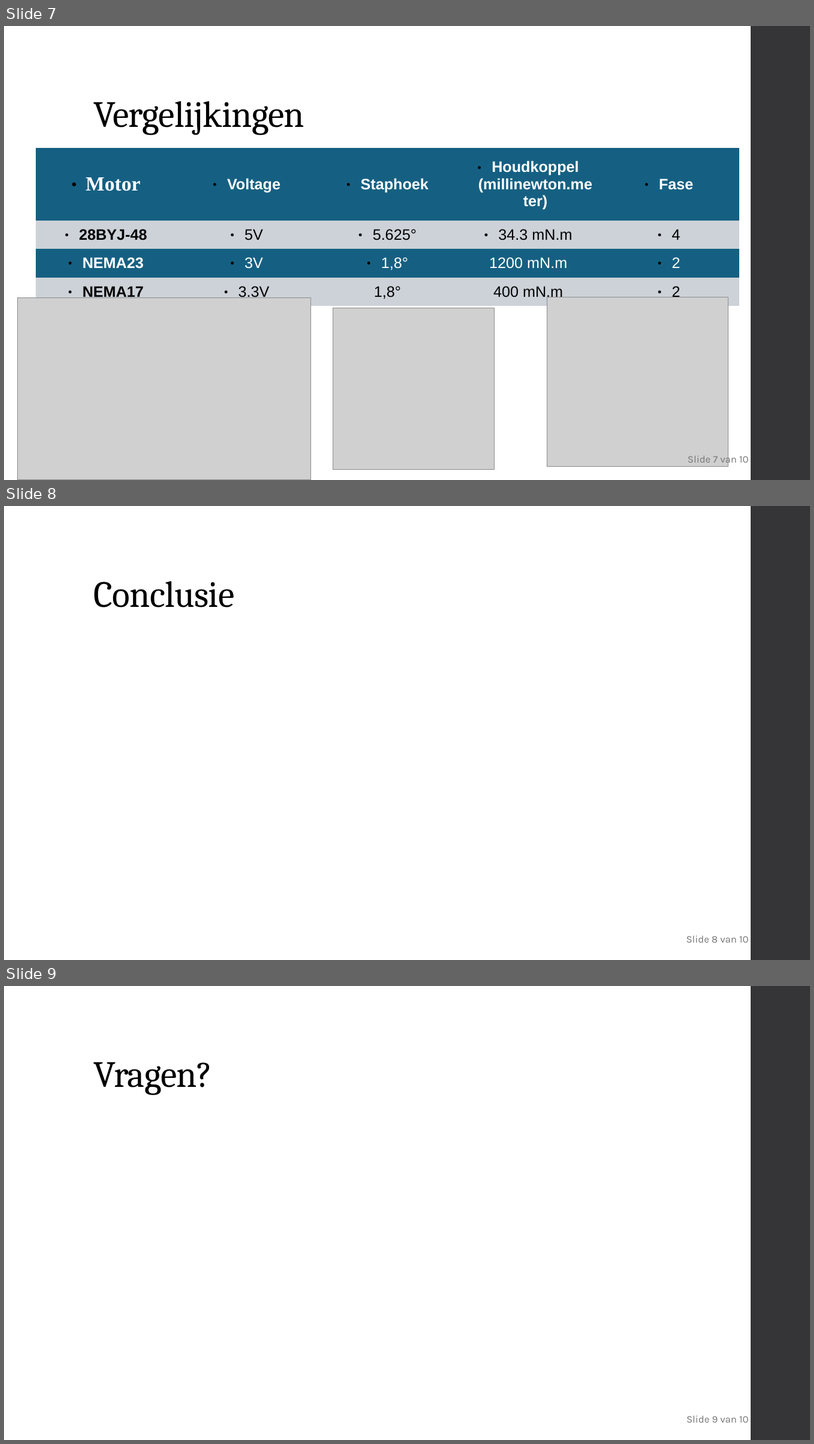
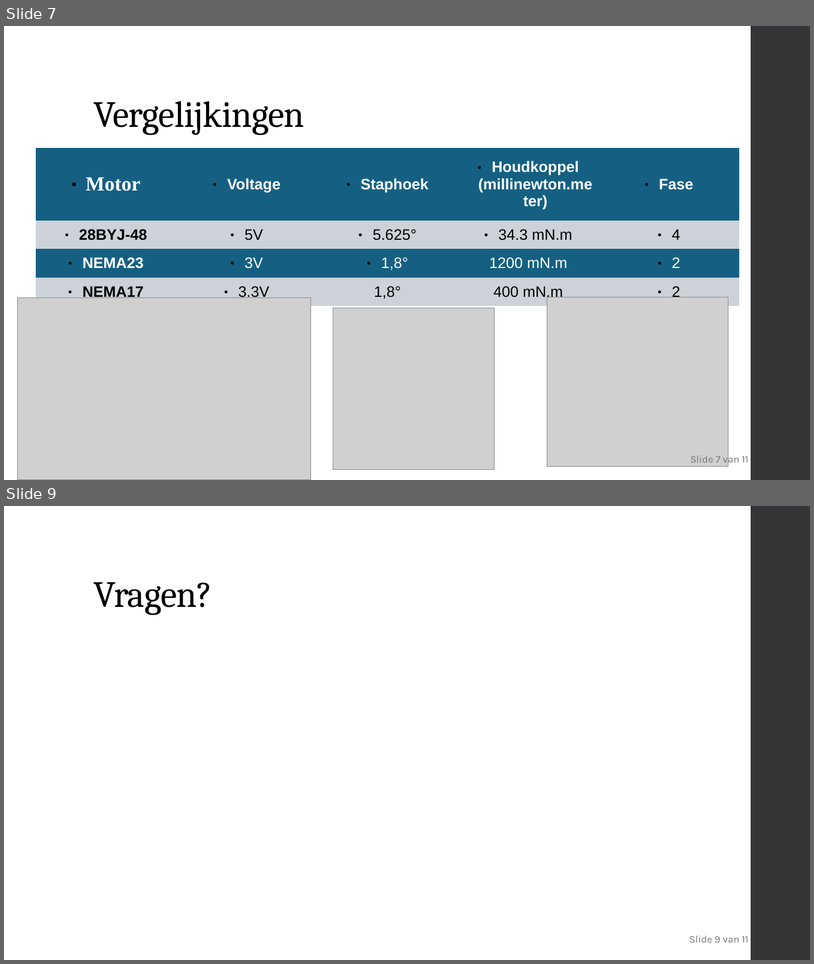
Before and after one commit to delamiro/Embedded-Stepper-Motor, a slide deck: docs/presentatie.odp. Shown one above the other, each under a label of ours: slides 7, 8 and 9 before the commit, slides 7 and 9 after it; the slides between them are not shown. The pictures are 814x1444 and 814x964 pixels, drawn with LibreOffice and Linux fonts; fonts in the diff are those of the drawing; grey boxes stand for pictures. Boxes give left, top, right and bottom in pixels: in the first picture for what was removed or moved away, otherwise in the second. Text is boxed around its words. In the diff, an @@ line names an element or a change of style, - is before the commit and + after.

```diff
--- a/docs/presentatie.odp
+++ b/docs/presentatie.odp
@@ slide 8 removed at bbox=[4, 506, 810, 960], background #FFFFFF; not listed: 1 template element that a slide beside it also shows @@
@@ title removed at bbox=[93, 581, 234, 607] @@
-Conclusie
@@ text removed at bbox=[687, 935, 749, 942] @@
-Slide 8 van 10
@@ text at bbox=[690, 453, 749, 465]: text changed @@
-Slide 7 van 10
+Slide 7 van 11
@@ text at bbox=[690, 935, 749, 942]: text changed @@
-Slide 9 van 10
+Slide 9 van 11
```
Also in this commit, not shown: 3 slides changed, 2 slides added, 1 other slide removed.
